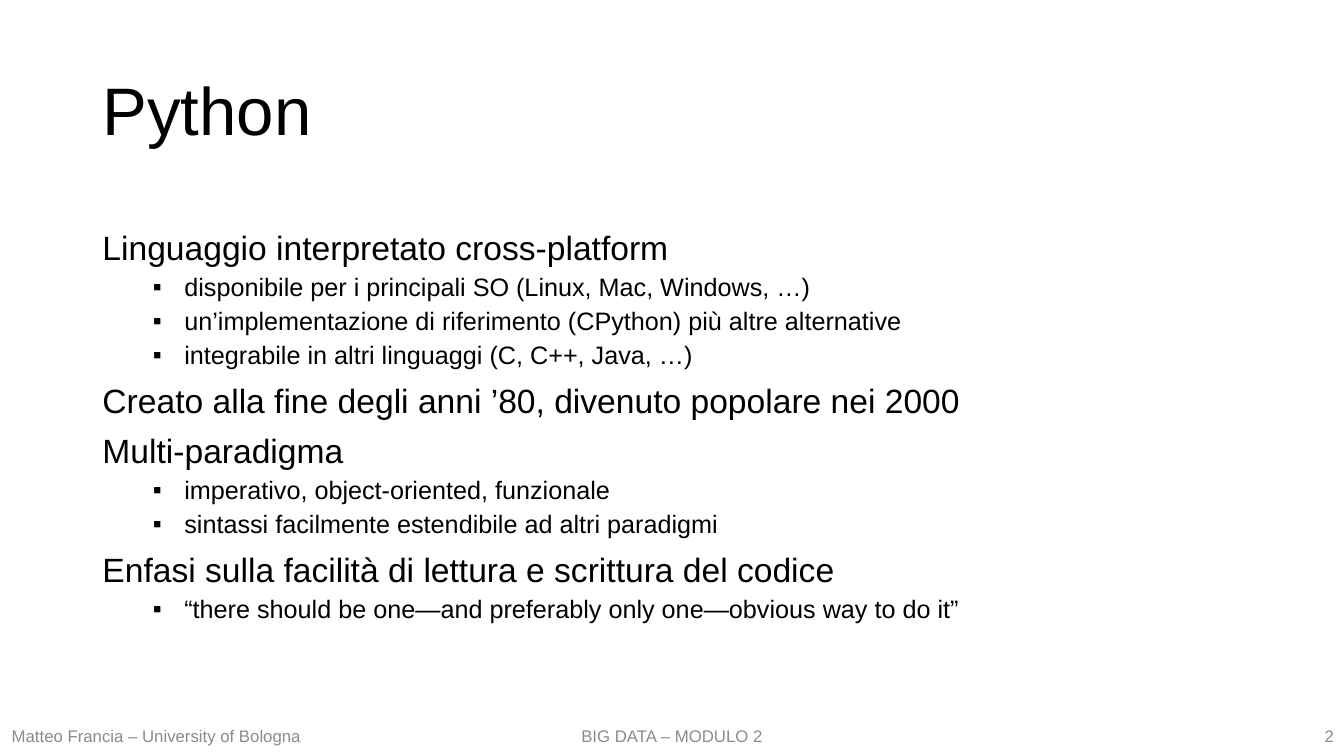
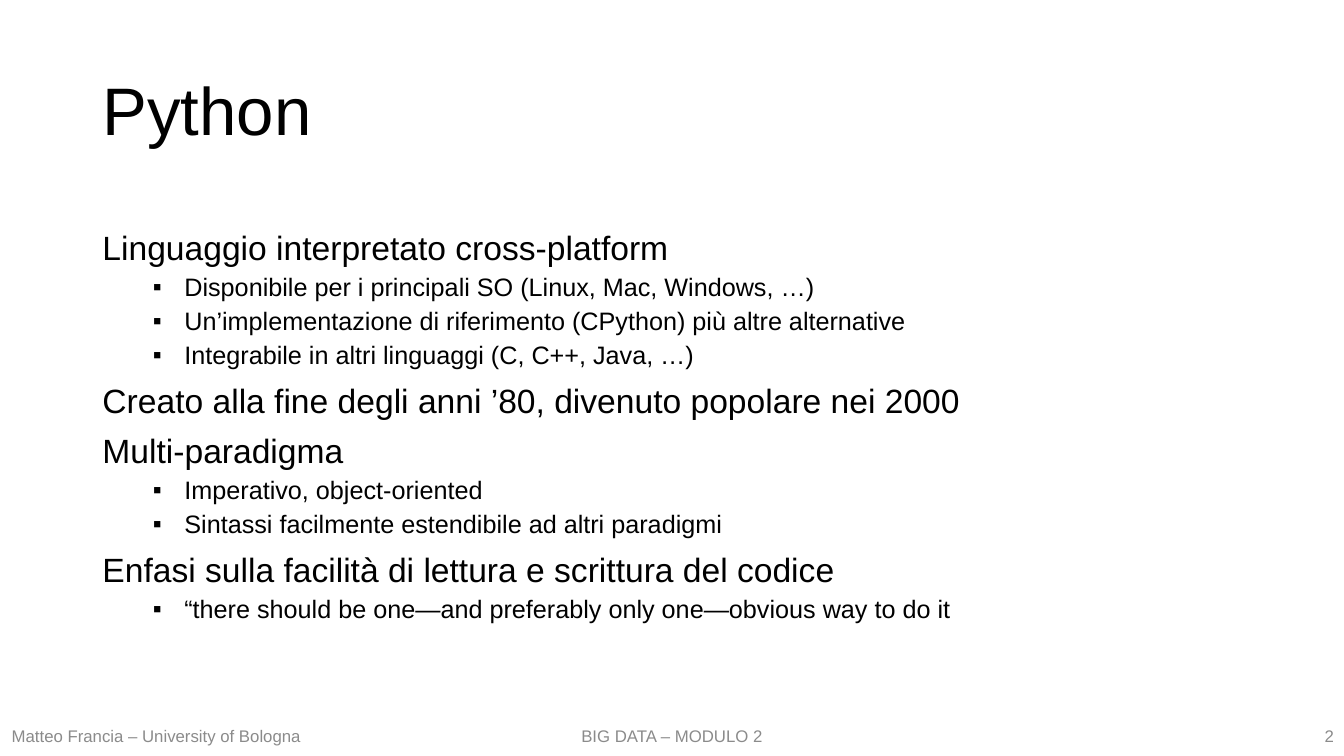
Before and after one commit to w4bo/teaching-handsondatapipelines, a slide deck: slide 2 of 01-DataPreprocessing/slides.pptx. Drawn at 1344x756 pixels with LibreOffice and Linux fonts; fonts in the diff are those of the drawing. Boxes give left, top, right and bottom in pixels: in the first picture for what was removed or moved away, otherwise in the second. Text is boxed around its words. In the diff, an @@ line names an element or a change of style, - is before the commit and + after.

```diff
--- a/01-DataPreprocessing/slides.pptx
+++ b/01-DataPreprocessing/slides.pptx
@@ text at box(184, 277, 905, 370): text changed @@
-  ▪ disponibile per i principali SO (Linux, Mac, Windows, …)
-  ▪ un’implementazione di riferimento (CPython) più altre alternative
-  ▪ integrabile in altri linguaggi (C, C++, Java, …)
+  ▪ Disponibile per i principali SO (Linux, Mac, Windows, …)
+  ▪ Un’implementazione di riferimento (CPython) più altre alternative
+  ▪ Integrabile in altri linguaggi (C, C++, Java, …)
@@ text at box(184, 480, 722, 539): text changed @@
-  ▪ imperativo, object-oriented, funzionale
-  ▪ sintassi facilmente estendibile ad altri paradigmi
+  ▪ Imperativo, object-oriented
+  ▪ Sintassi facilmente estendibile ad altri paradigmi
@@ text at box(184, 599, 951, 623): text changed @@
-  ▪ “there should be one—and preferably only one—obvious way to do it”
+  ▪ “there should be one—and preferably only one—obvious way to do it
```
Also in this commit, not shown: 20 other slides changed, 5 slides added, 4 other files.
